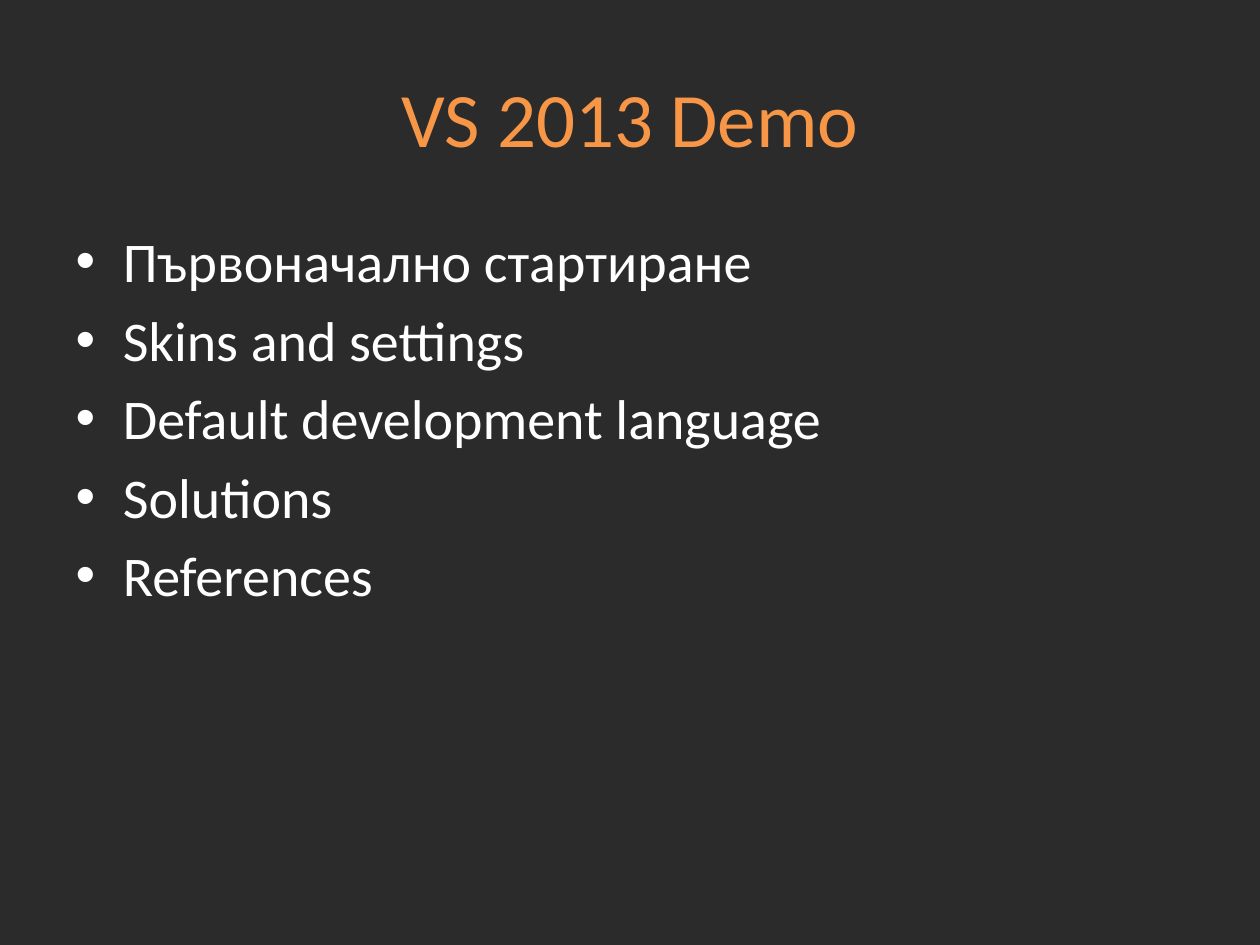
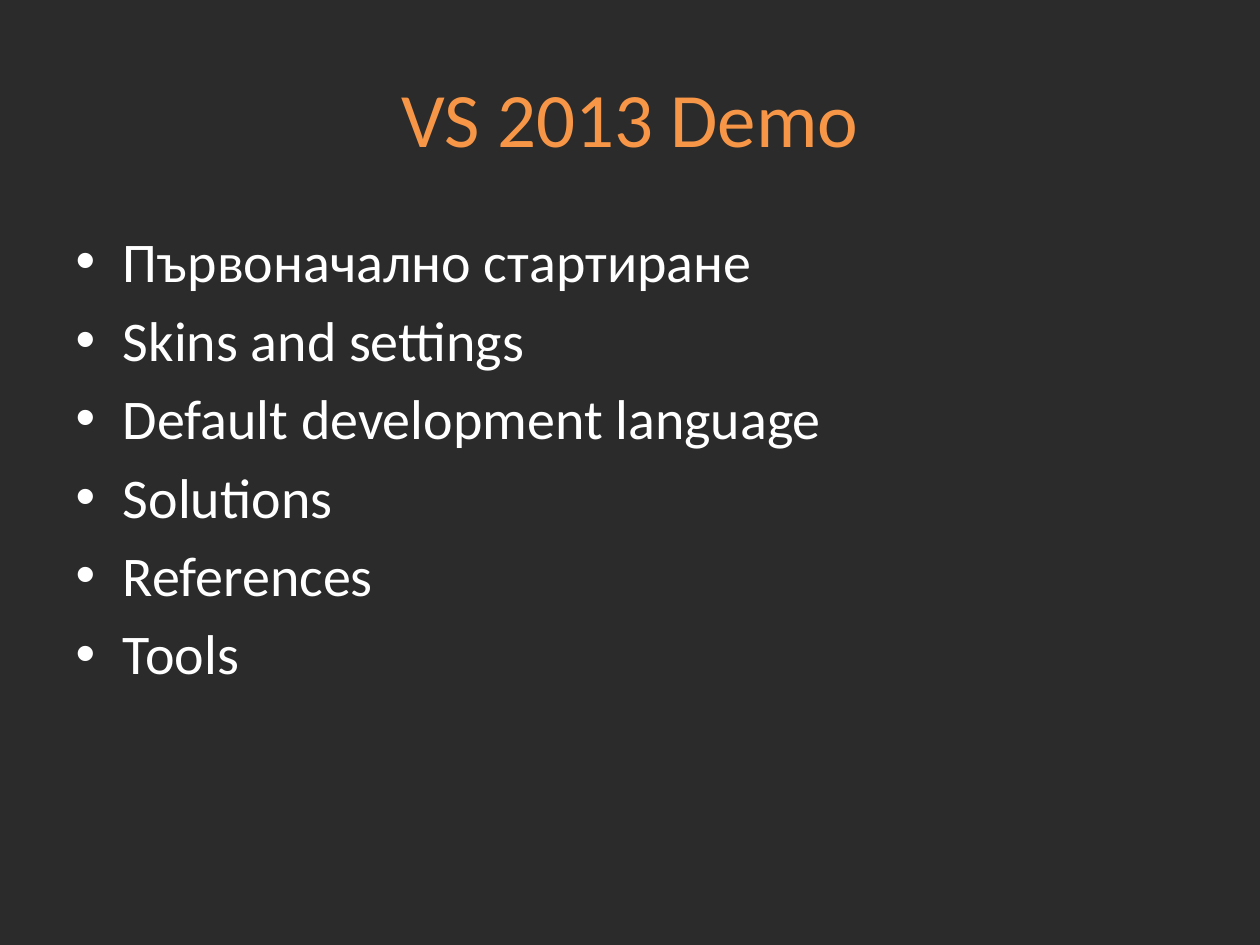
Before and after one commit to Academy-Soft-Intellect/Dot-Net-Course, a slide deck: slide 12 of 02-C#-DotNET-VS2013.pptx. Drawn at 1260x945 pixels with LibreOffice and Linux fonts; fonts in the diff are those of the drawing; background and template pictures are left out; a plain dark background stands for a picture behind light text. Boxes give left, top, right and bottom in pixels: in the first picture for what was removed or moved away, otherwise in the second. Text is boxed around its words. In the diff, an @@ line names an element or a change of style, - is before the commit and + after.

```diff
--- a/02-C#-DotNET-VS2013.pptx
+++ b/02-C#-DotNET-VS2013.pptx
@@ text at box(123, 635, 239, 675): paragraph added @@
+• Tools
```
Also in this commit, not shown: 1 slide added, 1 slide removed, 11 other files.
